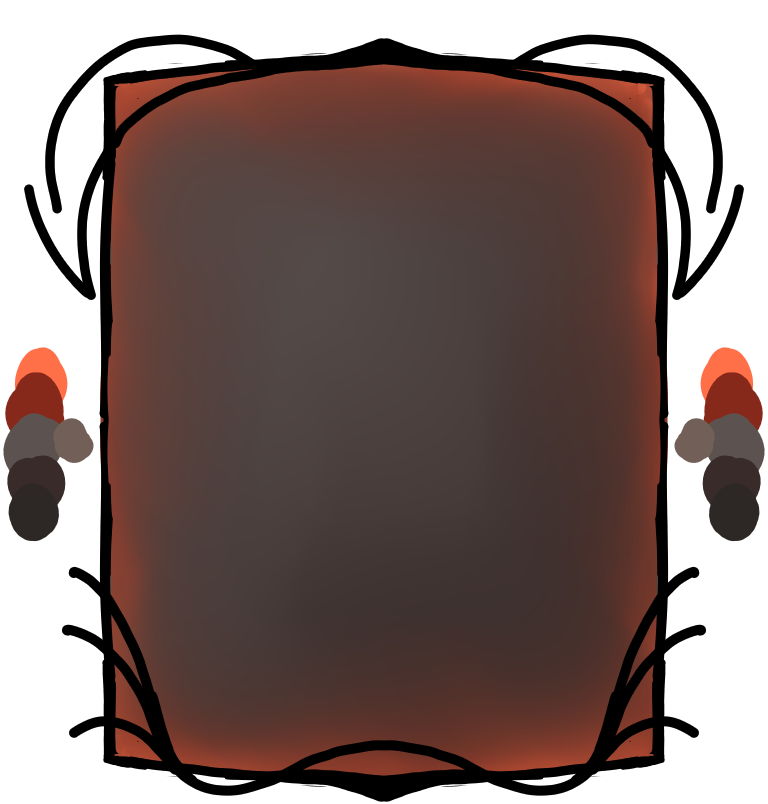
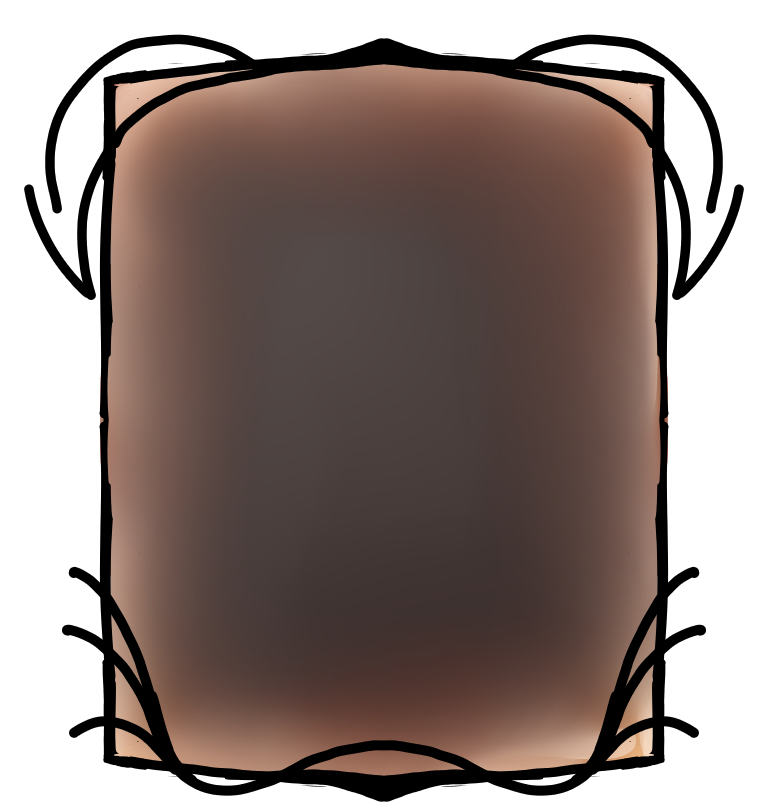
Two versions of the same layered image (768x804). Layer-by-layer changes:
hid "palette", painted on it over [left=3, top=64, right=765, bottom=576]
added layer "colors-hover" above "colors" over [left=3, top=64, right=765, bottom=776]
